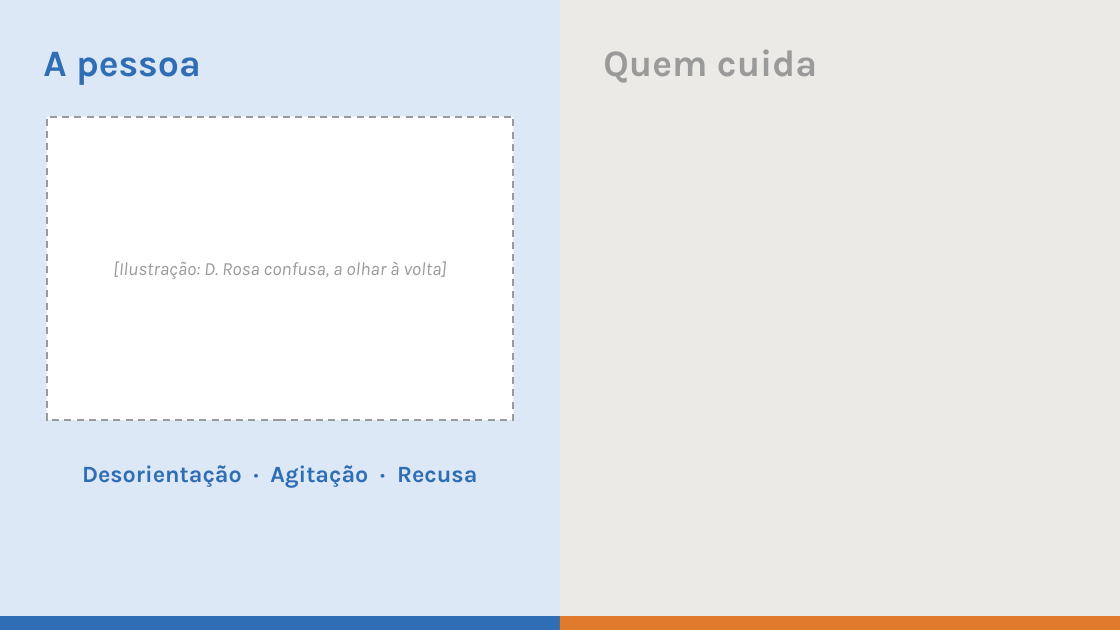
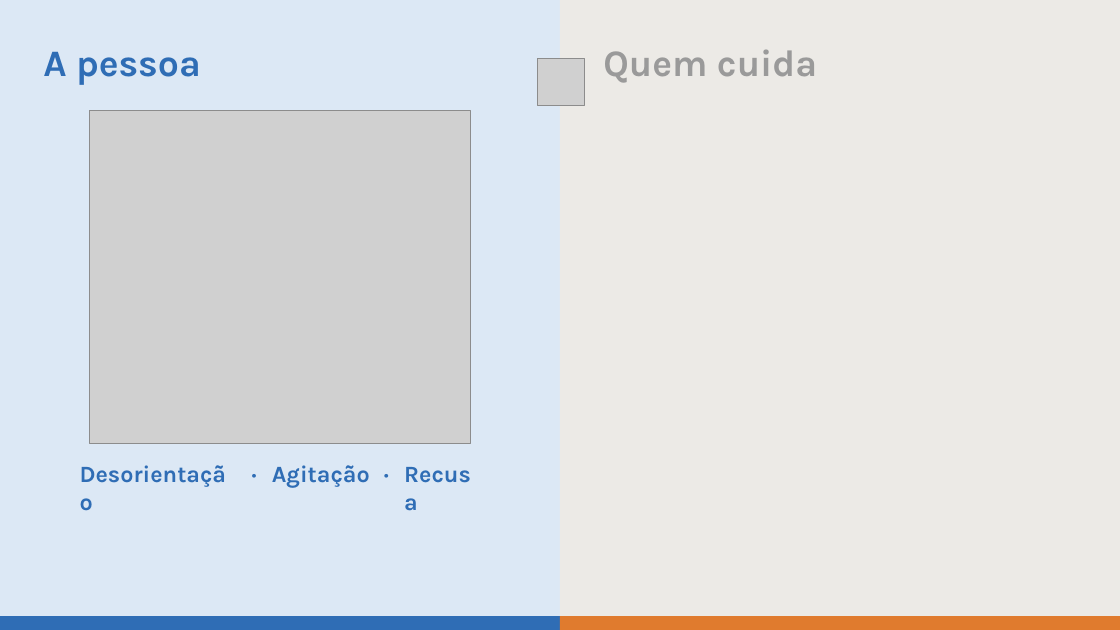
Before and after one commit to tteixeira30/CAMUL-2026, a slide deck: slide 5 of Files/P1/L1/S4_Video_L1.pptx. Drawn at 1120x630 pixels with LibreOffice and Linux fonts; fonts in the diff are those of the drawing; grey boxes stand for pictures. Boxes give left, top, right and bottom in pixels: in the first picture for what was removed or moved away, otherwise in the second. Text is boxed around its words. In the diff, an @@ line names an element or a change of style, - is before the commit and + after.

```diff
--- a/Files/P1/L1/S4_Video_L1.pptx
+++ b/Files/P1/L1/S4_Video_L1.pptx
@@ picture added at [538,58,585,105] @@
@@ rectangle removed at [47,117,514,420] @@
-[Ilustração: D. Rosa confusa, a olhar à volta]
@@ picture added at [89,111,471,444] @@
@@ text at [82,465,477,487]: text changed @@
-Desorientação · Agitação · Recusa
+Desorientação
@@ text added at [251,455,258,492], 20 pt, text #2F6DB5, bold @@
+·
@@ text added at [272,465,370,487], 20 pt, text #2F6DB5, bold @@
+Agitação
@@ text added at [384,455,391,492], 20 pt, text #2F6DB5, bold @@
+·
@@ text added at [404,455,481,492], 20 pt, text #2F6DB5, bold @@
+Recusa
```
Also in this commit, not shown: 8 other slides changed, 12 other files.
